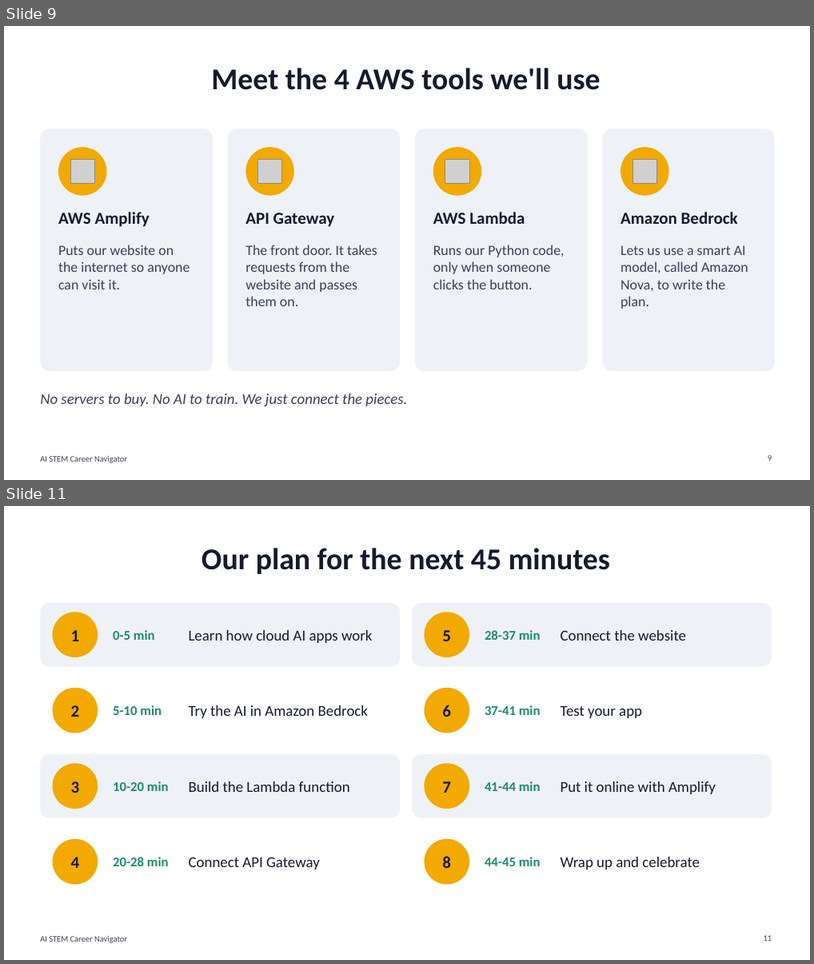
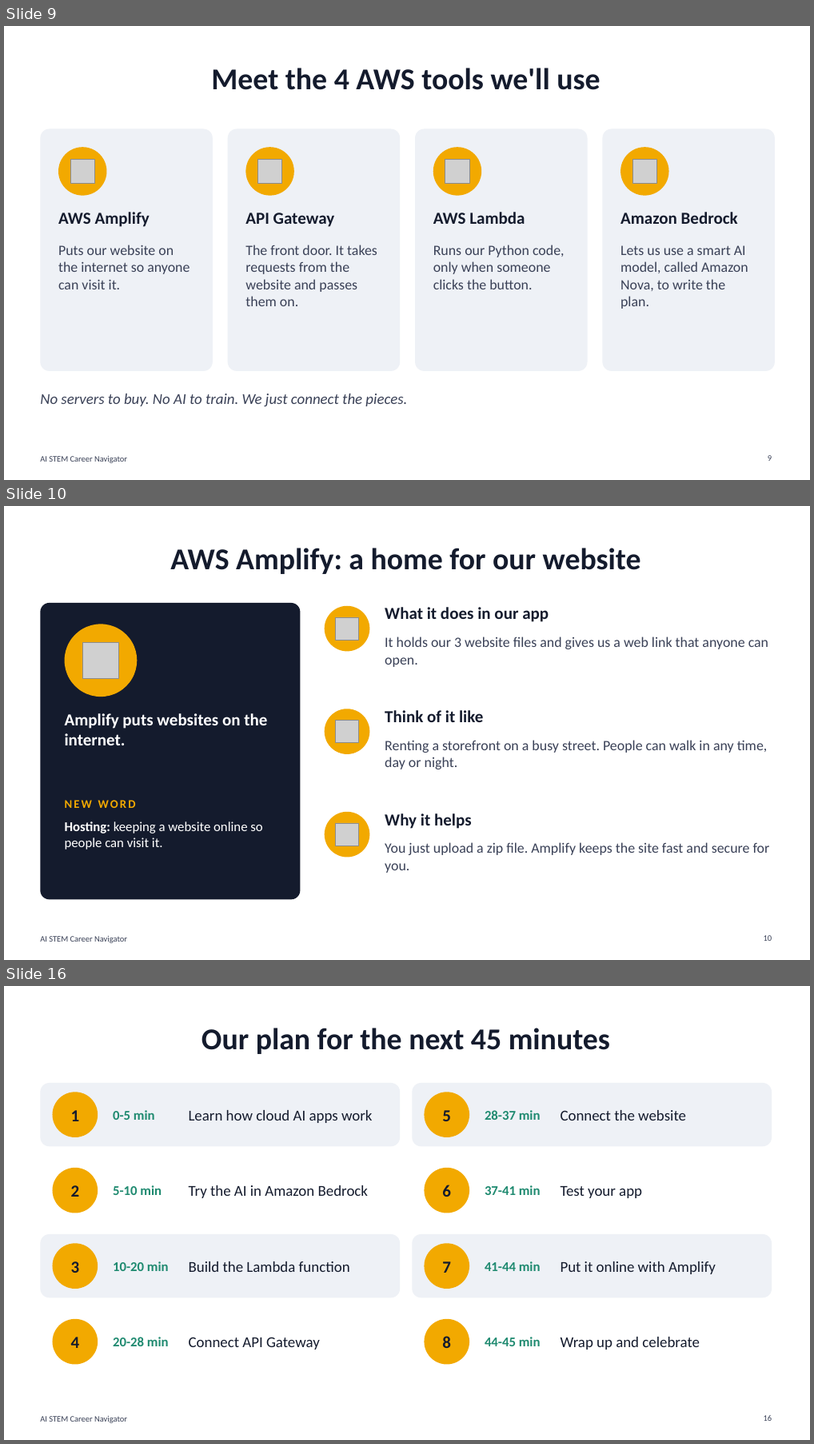
Before and after one commit to kingmellow08/ai-career-navigator, a slide deck: presentation/AI_Career_Coach_Workshop.pptx. Shown one above the other, each under a label of ours: slides 9 and 11 before the commit, slides 9, 10 and 16 after it; the slides between them are not shown. The pictures are 814x964 and 814x1444 pixels, drawn with LibreOffice and Linux fonts; fonts in the diff are those of the drawing; grey boxes stand for pictures. Boxes give left, top, right and bottom in pixels: in the first picture for what was removed or moved away, otherwise in the second. Text is boxed around its words. In the diff, an @@ line names an element or a change of style, - is before the commit and + after.

```diff
--- a/presentation/AI_Career_Coach_Workshop.pptx
+++ b/presentation/AI_Career_Coach_Workshop.pptx
@@ slide 10 added at [4,506,810,960], background #FFFFFF; not listed: 1 template element that a slide beside it also shows @@
@@ title added at [170,548,642,574], 36 pt, text #141B2D, bold @@
+AWS Amplify: a home for our website
@@ rounded rectangle added at [40,603,301,900], fill #141B2D @@
@@ ellipse added at [65,624,137,696], fill #F2A900 @@
@@ ellipse added at [325,606,370,651], fill #F2A900 @@
@@ picture added at [336,617,359,640] @@
@@ text added at [385,607,549,622], 20 pt, text #141B2D, bold @@
+What it does in our app
@@ picture added at [82,642,119,679] @@
@@ text added at [385,636,769,667], 17 pt, text #3A4157 @@
+It holds our 3 website files and gives us a web link that anyone can open.
@@ text added at [65,713,267,745], 20 pt, text #FFFFFF, bold @@
+Amplify puts websites on the internet.
@@ ellipse added at [325,708,370,754], fill #F2A900 @@
@@ picture added at [336,720,359,743] @@
@@ text added at [385,710,483,722], 20 pt, text #141B2D, bold @@
+Think of it like
@@ text added at [385,740,768,769], 17 pt, text #3A4157 @@
+Renting a storefront on a busy street. People can walk in any time, day or night.
@@ text added at [65,800,136,808], 14 pt, text #F2A900, bold @@
+NEW WORD
@@ ellipse added at [325,812,370,857], fill #F2A900 @@
@@ text added at [385,813,472,828], 20 pt, text #141B2D, bold @@
+Why it helps
@@ text added at [65,821,262,849], 16 pt, text #FFFFFF @@
+Hosting: keeping a website online so people can visit it.
@@ picture added at [336,823,359,846] @@
@@ text added at [385,842,770,872], 17 pt, text #3A4157 @@
+You just upload a zip file. Amplify keeps the site fast and secure for you.
@@ page number added at [764,935,773,940], 10 pt, text #3A4157 @@
+10
@@ what was slide 11 is now slide 16 @@
@@ page number at [764,1415,773,1420]: text changed @@
-11
+16
```
Also in this commit, not shown: 1 slide changed, 4 other slides added, 2 other files.
